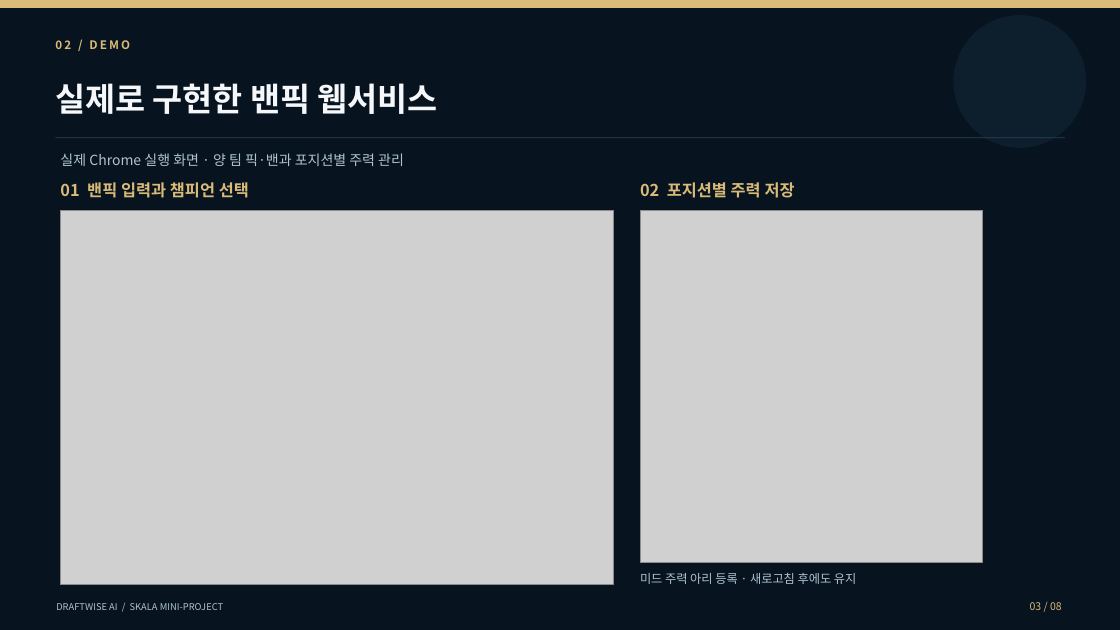
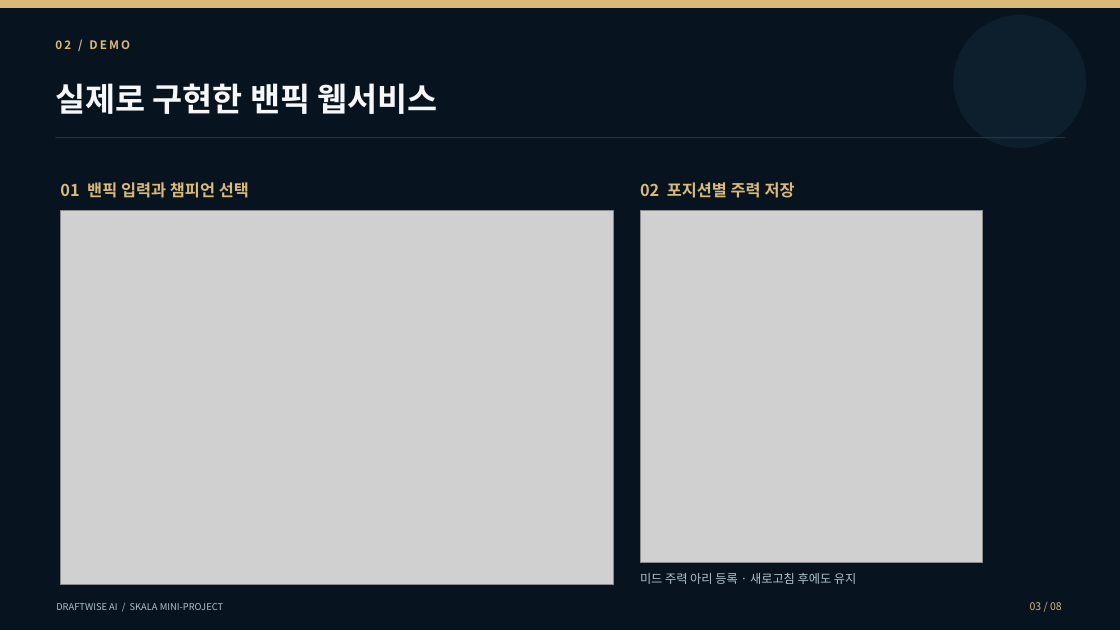
Before and after one commit to ii2001/DraftWise-AI, a slide deck: slide 3 of presentation/DraftWise_AI_5min_FINAL.pptx. Drawn at 1120x630 pixels with LibreOffice and Linux fonts; fonts in the diff are those of the drawing; grey boxes stand for pictures. Boxes give left, top, right and bottom in pixels: in the first picture for what was removed or moved away, otherwise in the second. Text is boxed around its words. In the diff, an @@ line names an element or a change of style, - is before the commit and + after.

```diff
--- a/presentation/DraftWise_AI_5min_FINAL.pptx
+++ b/presentation/DraftWise_AI_5min_FINAL.pptx
@@ text removed at bbox=[60, 153, 404, 166] @@
-실제 Chrome 실행 화면 · 양 팀 픽·밴과 포지션별 주력 관리
```
Also in this commit, not shown: 5 other slides changed, 1 slide added, 1 slide removed, 11 other files.
